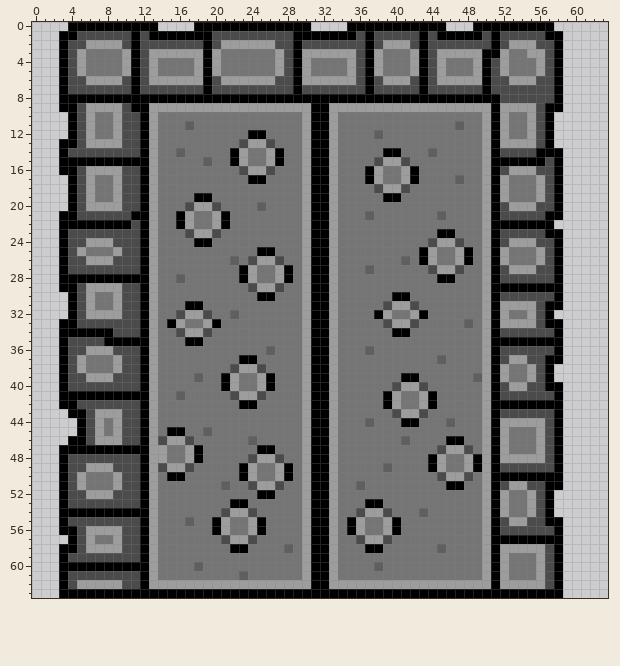
Pixel-art sprite, stored at Resources/Texture/CloseDoor_1.png. This is how it looked before the edit.
The file is 64x64 pixels.
Now the later version:
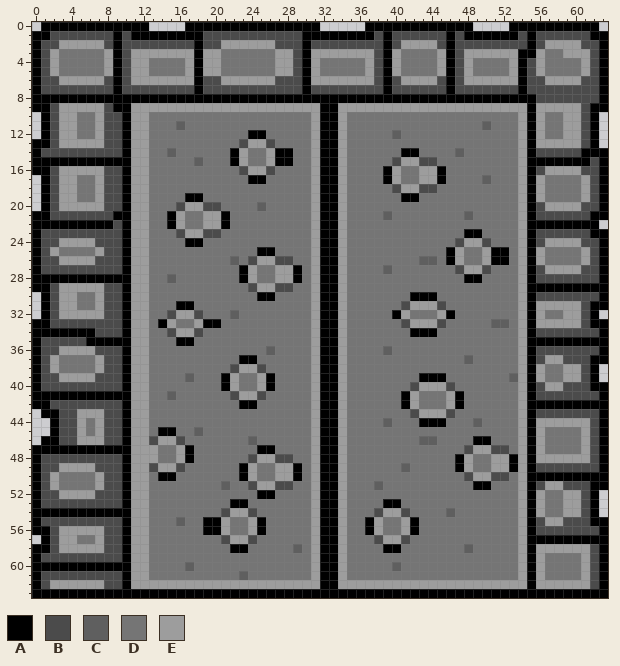
Palette (. is transparent): A #000000  B #4b4b4b  C #5f5f5f  D #757575  E #9d9d9d
What changed:
Changed rows in their new state; - is an unchanged pixel.
first column x 0:
 0 -AAA---------.---A-------------A---..---------AAA....-----AAAAA-
 1 AABBB----A--A------B---------B------A--A---B-B-B--A-AA-A-BBBBBAA
 2 ABBEEE--BA-B------AB---------BA------B-AB-EEE-A----B-BBA-EEEEBBA
 3 ABEDDD--EABEE-----AE--------EBA-----EEBAE-DDD-AB--EE-EAA-DDEEEBA
 4 ABEDDD--EABEED---EAE--------EBAE---DDEBAE-DDD-ABEDDDDEAB-DDDDEBA
 5 ABEDDD--EABEED---EAE--------EBAE---DDEBAE-DDD-ABEDDDDEAB-DDDDEBA
 6 ABBEEE--BA-EE-----AB---------BA-----EE-AB-EEEBAB--EEE-AB-EEEEBBA
 7 ABBB-----A-B------AB---------BA------B-A---B--A---B---A---BBBBBA
 8 AAA-------------------------------------------------AAAA--BBBBBA
 9 AABEEE--BAAEE------------------E-A-----------------E---AEEEEEBAA
10 -ABEEDDEBBAEED----------------DE-AE---------------DDD-EAEDDEEBA-
11 -ABEEDDEBBAEED--CD------------DE-AE------------D--CDD-EAEDDEEBA-
12 -ABEEDDEBBAEED----------------DE-AE---D-C---------DDD-EAEDDEEBA-
13 AABEEE--BBAEED----------------DE-AE---------------DDDD-AEEEEEBA-
14 ABBB------AEED-CD-----------A-DE-AE----DDAA-D--C--DDDDEABBBBBAAA
15 AAA--------EED----CD--------A-DE-AE---DDBEEBB-----DDDDE--A-AAABA
16 AABEEE--BBAEED----------------DE-AE--DDAEDDEEA----DDDD-A-EEEEBBA
17 -ABEEDDEBBAEED----------------DE-AE--DDAEDDEEA-D--CDD-EA-DDDDEBA
18 -ABEEDDEBBAEED----------------DE-AE---DDBEEBB-----DDD-EA-DDDDEBA
19 -ABEEDDEBBAEED---A-D----------DE-AE----DDAA-------DDD-EA-DDDDEBA
20 -ABEEE--BBAEED--BE-B----------DE-AE---------------DDDD-A-EEEEBBA
21 AABBB----AAEED-AED-E----------DE-AE--D-C-----D--C-DDDDEA-BBBBBAA
22 AAA------B-EED-AED-E----------DE-AE---------------DDDDE---AAAAA-
23 ABBB------AEED--BE-B----------DE-AE----------DD-AADDDDEA-BBBBBAA
24 ABBEEE-BB-AEED---A-D----------DE-AE---------DDD-EEBDDD-A-EEEEBBA
25 ABEDDD-EBBAEED----------------DE-AE--------DD-A-D---A-EA-DDDDEBA
26 ABBEEE-BB-AEED--------------B-DE-AE------D-CC-A-D---A-EA-DDDDEBA
27 ABBB------AEED--------------EADE-AE--D-C----DDD-EEBDDD-A-EEEEBBA
28 AAA--------EED-CD-----------EADE-AE----------DD-AADDDDEA--BBBBBA
29 AABEEE--BBAEED--------------B-DE-AE---------------DDDDE----AAAAA
30 -ABEEDDEBBAEED----------------DE-AE-----DDAAA-----DDDDEA--BBBBBA
31 -ABEEDDEBBAEED--A-D-----------DE-AE----DDBEEEB----DDDD-AEEEEEBAA
32 -ABEEE--BBAEED-BE-BD----------DE-AE---DDAEDD-EA---DDD-EAEDDEEBA-
33 AABBB-----AEEDAED-EA----------DE-AE----DDBEEEB--D-DCCD-AEEEEEBAA
34 AAA----BB-AEED-BE-BD----------DE-AE-----DDAAA-----DDDDEA--BBBBBA
35 ABBB--AA---EED--A-D-----------DE-AE---------------DDDDE----AAAAA
36 ABBEEE-BB-AEED----------------DE-AE--D-C----------DDDDEA--BBBBBA
37 ABEDDD-EBBAEED----------------DE-AE----------D--C-DDDD-A-EEBBBAA
38 ABEDDD-EBBAEED----------------DE-AE---------------DDD-EAEDDEEBA-
39 ABBEEE-BB-AEED---CD-----------DE-AE------DDAAA---DDDDCEAEDDEEBA-
40 ABBB------AEED----------------DE-AE-----DDBEEEB---DDDD-A-EEBBBAA
41 AAA--------EED-CD-------------DE-AE----DDAEDD-EA--DDDDEA--BBBBBA
42 AABBB-----AEED----------------DE-AE----DDAEDD-EA--DDDDE----AAAAA
43 -AABBEE-BBAEED----------------DE-AE-----DDBEEEB---DDDDEA--BBBBBA
44 --ABBED-BBAEED----------------DE-AE--D-C-DDAAAD--CDDDD-A-EEEEEBA
45 --ABBED-BBAEEDA-D-CD----------DE-AE---------------DDD-EA-DDDDEBA
46 -AABBEE-BBAEEBE-BD------------DE-AE------D-CC-DD-AADD-EA-DDDDEBA
47 AAA--------EE-D-EAD-----------DE-AE----------DDD-E-BB-EA-DDDDEBA
48 ABBB------AEE-D-EAD---------B-DE-AE---------DD-A-DDE-A-A-EEEEEBA
49 ABBEEE-BB-AEEBE-BD----------EADE-AE----D-C--DD-A-DDEEAEA--BBBBBA
50 ABEDDD-EBBAEEDA-D-----------EADE-AE----------DDD-E-BBDE----AAAAA
51 ABEDDD-EBBAEED--------------B-DE-AE-D-C-------DD-AADDD-A-EEBBBAA
52 ABBEEE-BB-AEED----------------DE-AE---------------DDD-EAEDDEEBA-
53 ABBB------AEED----------------DE-AE--DDAA---------DDD-EAEDDEEBA-
54 AAA--------EED----------------DE-AE-DDBEEB-D--C---DDD-EAEDDEEBA-
55 ABBB------AEED--CD-A----------DE-AEDDAEDDEA-------DDDD-A-EEBBBAA
56 AABEEE--BBAEED-----A----------DE-AEDDAEDDEA-------DDDDEA--BBBBBA
57 -ABEEDDEBBAEED----------------DE-AE-DDBEEB--------DDDDE----AAAAA
58 AABEEE--BBAEED--------------DCDE-AE--DDAA----D--C-DDDD-A-EEEEEBA
59 ABBB------AEED----------------DE-AE---------------DDD-EA-DDDDEBA
60 AAA--------EED---CD-----------DE-AE---D-C---------DDD-EA-DDDDEBA
61 ABBB------AEED----------------DE-AE---------------DDD-EA-DDDDEBA
62 ABEEE---BBAEE------------------E-A-----------------E---A-EEEEEBA
63 AAA--------------------------------------------------------AAAAA
Changed places in both pictures, as pixel boxes (x1, y1, x2, y2):
changed: (32, 22, 212, 598)
changed: (284, 22, 608, 598)
